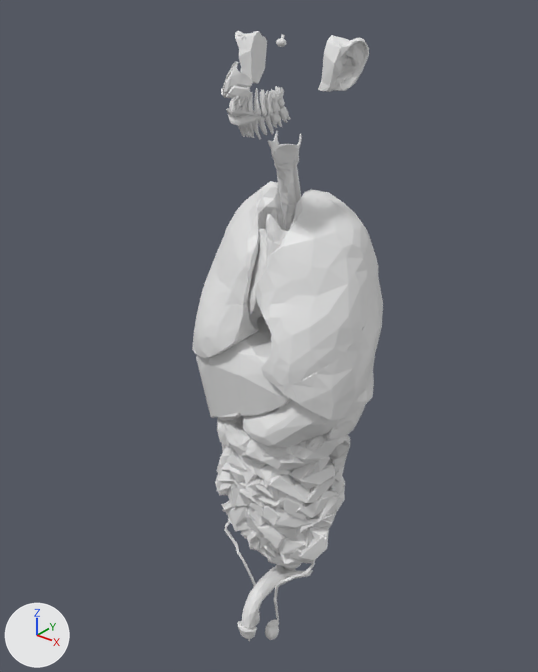
Before and after pictures for a commit that changed the glTF model public/anatomy-atlas-3d/models/organs.glb.
Rendered twice from a 50 mm lens placed at (0.531, -0.8, 1.602), pointed at (-0.021, -0.111, 1.175). Every picture has the same lights, and +X, +Y and +Z are marked at lower left. The picture after the commit comes second. Where no turn or scale is listed for an object, it has been applied to the vertices.

The first picture shows 'FMA14543nsn', 'FMA19618', 'FMA52780', 'FMA7148', 'FMA7197', 'FMA7207', 'FMA7208', 'FMA7333', 'FMA7370', 'FMA7371', 'FMA7383', 'FMA7394' and 33 more.
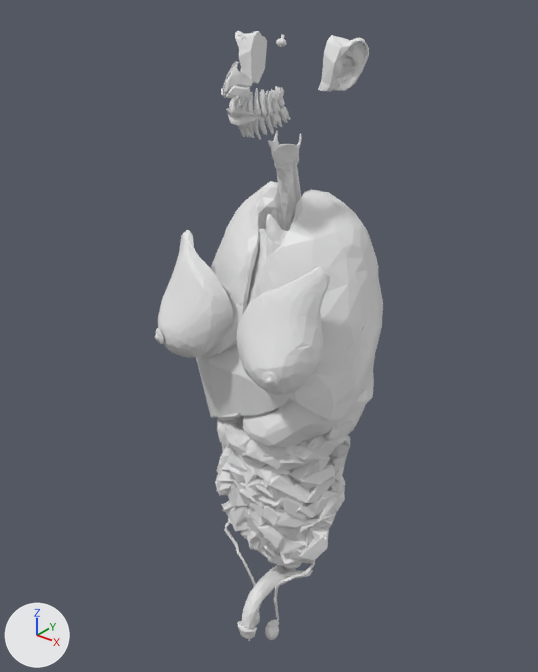
Patch to the scene script:
```diff
--- a/public/anatomy-atlas-3d/models/organs.glb.py
+++ b/public/anatomy-atlas-3d/models/organs.glb.py
@@ me_mesh_109 @@
+me_mesh_109.from_pydata(...)  # 2964 vertices, 5848 faces; spans x -0.0518..0.0518, y -0.0397..0.0397, z -0.0741..0.0741
@@ me_mesh_107 @@
+me_mesh_107.from_pydata(...)  # 1074 vertices, 1890 faces; spans x -0.0096..0.0096, y -0.0045..0.0045, z -0.0102..0.0102
@@ me_mesh_101 @@
+me_mesh_101.from_pydata(...)  # 1622 vertices, 3081 faces; spans x -0.052..0.052, y -0.039..0.039, z -0.075..0.075
@@ me_mesh_99 @@
+me_mesh_99.from_pydata(...)  # 1070 vertices, 1890 faces; spans x -0.0095..0.0095, y -0.0045..0.0045, z -0.0102..0.0102
@@ ob_vh_f_fat_r @@
+ob_vh_f_fat_r = bpy.data.objects.new('VH_F_fat_R', me_mesh_109)
+ob_vh_f_fat_r.location = (-0.068, -0.2, 1.242)
@@ ob_vh_f_areola_r @@
+ob_vh_f_areola_r = bpy.data.objects.new('VH_F_areola_R', me_mesh_107)
+ob_vh_f_areola_r.location = (-0.09, -0.239, 1.202)
@@ ob_vh_f_fat_l @@
+ob_vh_f_fat_l = bpy.data.objects.new('VH_F_fat_L', me_mesh_101)
+ob_vh_f_fat_l.location = (0.061, -0.2, 1.242)
@@ ob_vh_f_areola_l @@
+ob_vh_f_areola_l = bpy.data.objects.new('VH_F_areola_L', me_mesh_99)
+ob_vh_f_areola_l.location = (0.084, -0.239, 1.201)
```

Pixel boxes [x1, y1, x2, y2] of what changed, in the pictures (538 x 672 px):
'VH_F_fat_L', added: after [236, 267, 330, 395]
'VH_F_fat_R', added: after [158, 230, 233, 358]
'VH_F_areola_L', added: after [262, 371, 279, 388]
'VH_F_areola_R', added: after [156, 328, 164, 344]
'FMA7383', unchanged, covered by the edit: before [193, 278, 258, 358]; after [200, 303, 248, 358]
